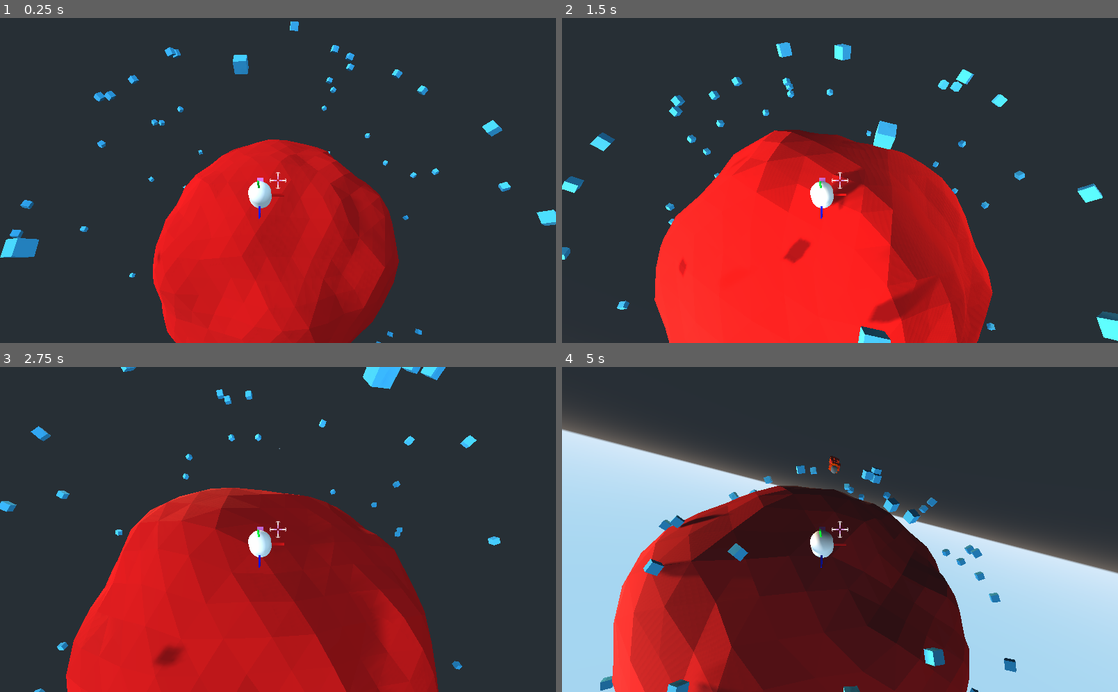
Above: before the commit, frames 1-4 (two rows, left to right).
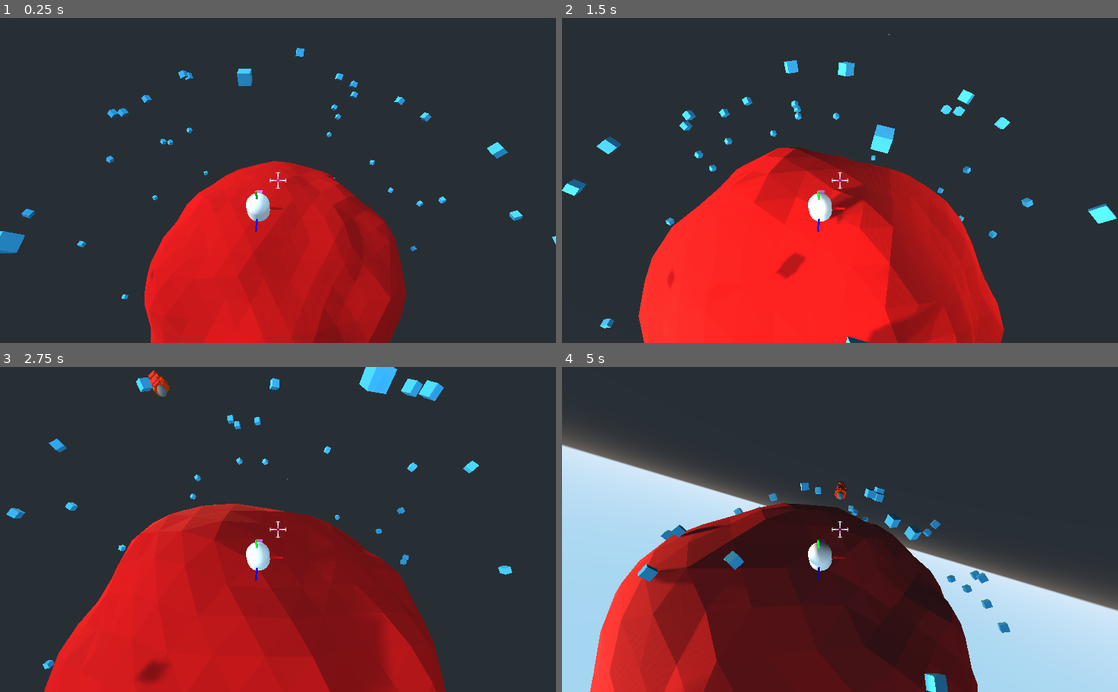
Above: after the commit, the same moments.

Repository: kevinms/godot-wild-jam-23
Game: Godot game, scene res://Game.tscn
Same seed, same stepped clock (60 frames per second), same inputs: the game is played once before the commit and once after it.
Inputs (mouse positions are in pixels of both pictures, inside the frame that each line leads up to):
- Up to frame 1 (0.25 s): no input
- Up to frame 2 (1.5 s): tap Enter (enter) at 0.5, 0.6 s; move the mouse to (867, 180) at 0.52 s; hold W (forward) from 0.53 s (still down); click (867, 180) at 0.67 s; tap Space (jump) at 0.77 s; move the mouse to (812, 180) at 1.27 s; click (812, 180) at 1.35 s
- Up to frame 3 (2.75 s): keep holding W (forward); tap Space (jump) at 1.52 s; move the mouse to (289, 523) at 2.02 s; tap Enter (enter) at 2.1 s
- Up to frame 4 (5 s): keep holding W (forward); move the mouse to (834, 536) at 2.77 s; click (834, 536) at 2.85 s; tap Space (jump) at 3.02, 3.77, 4.52 s; move the mouse to (878, 532) at 3.52 s; tap Enter (enter) at 3.6 s; move the mouse to (795, 526) at 4.27 s; click (795, 526) at 4.35 s

The runs differ from the first frame. In frame 1, 9.5% of the frame differs, in the area x 0-100%, y 1-100%; in frame 2, 13%; in frame 3, 9.2%; in frame 4, 21%, in the area x 0-100%, y 16-100%.

Commit message:
Monkeyed with the camera some more, it's passable now. Moving on!!

Diff:
--- a/CameraRig.gd
+++ b/CameraRig.gd
@@ -5,9 +5,6 @@
 
 onready var min_dist = $Camera.translation.normalized() * 5
 onready var max_dist = $Camera.translation.normalized() * 20
-
-func _ready():
-	$Camera.look_at(global_transform.origin, Vector3.UP)
 
 func _unhandled_input(event):
 	if Input.get_mouse_mode() != Input.MOUSE_MODE_CAPTURED:
@@ -28,3 +25,6 @@
 func _process(delta):
 	var screen_center = get_viewport().size / 2
 	$Camera/Crosshair.position = screen_center
+
+	# Since our camera pivot differs from the look_at() target, update this every frame to fix zooming
+	$Camera.look_at($CameraTarget.global_transform.origin, global_transform.basis.y.normalized())
--- a/Game.tscn
+++ b/Game.tscn
@@ -55,16 +55,19 @@
 transform = Transform( 1, 0, 0, 0, 1, 0, 0, 0, 1, 0, 18.8625, 1.39177 )
 planet_path = NodePath("../Planet")
 
-[node name="CameraRig" type="Position3D" parent="Player"]
-transform = Transform( 1, 0, 0, 0, 1, 2.98023e-08, 0, -2.98023e-08, 1, 0.681546, 0.417288, -0.414009 )
+[node name="CameraPivot" type="Position3D" parent="Player"]
+transform = Transform( 1, 0, 0, 0, 1, 2.98023e-08, 0, -2.98023e-08, 1, 0, 0, 0 )
 script = ExtResource( 1 )
 
-[node name="Camera" type="Camera" parent="Player/CameraRig"]
-transform = Transform( 1, 0, 0, 0, 0.346494, 0.938052, 0, -0.938052, 0.346494, 0, 7.75222, 3.95476 )
+[node name="CameraTarget" type="Position3D" parent="Player/CameraPivot"]
+transform = Transform( 1, 0, 0, 0, 1, -2.98023e-08, 0, 2.98023e-08, 1, 0.694164, 0.537163, -0.891383 )
+
+[node name="Camera" type="Camera" parent="Player/CameraPivot"]
+transform = Transform( 1, 0, 0, 0, 0.346494, 0.938052, 0, -0.938052, 0.346494, 0.918371, 7.75222, 3.95476 )
 current = true
 far = 200.0
 
-[node name="Crosshair" type="Sprite" parent="Player/CameraRig/Camera"]
+[node name="Crosshair" type="Sprite" parent="Player/CameraPivot/Camera"]
 texture = ExtResource( 5 )
 
 [node name="Planet" parent="." instance=ExtResource( 4 )]
